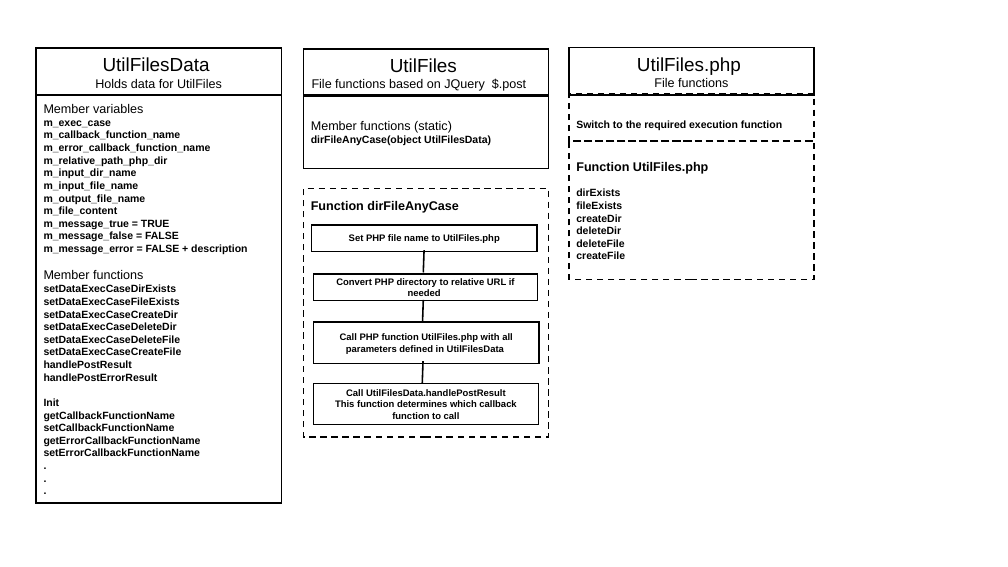
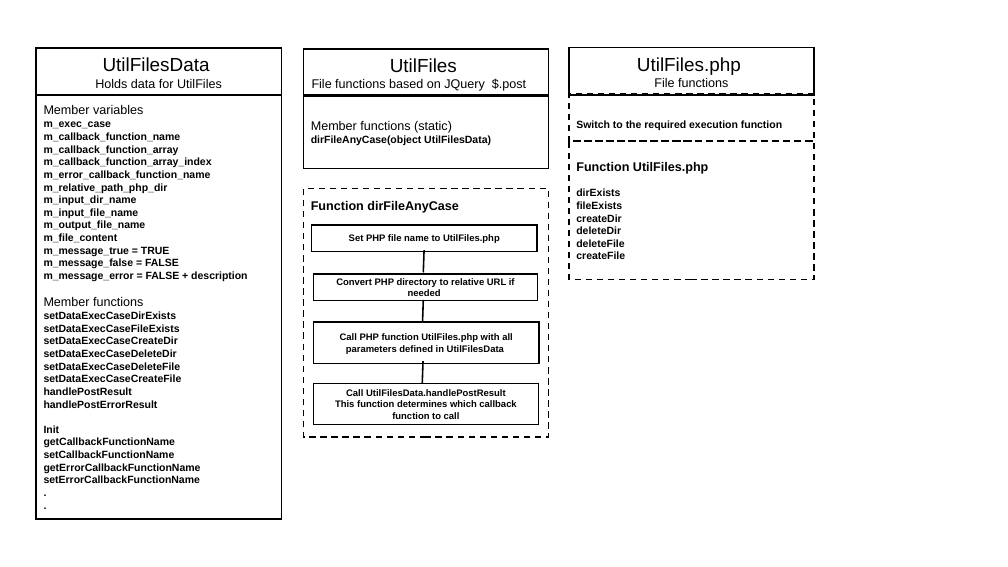
Before and after one commit to JazzLiveAarau/WwwReservationLayout, a slide deck: slide 20 of Description/ReservationLayout.pptx. Drawn at 1008x567 pixels with LibreOffice and Linux fonts; fonts in the diff are those of the drawing. Boxes give left, top, right and bottom in pixels: in the first picture for what was removed or moved away, otherwise in the second. Text is boxed around its words. In the diff, an @@ line names an element or a change of style, - is before the commit and + after.

```diff
--- a/Description/ReservationLayout.pptx
+++ b/Description/ReservationLayout.pptx
@@ text in rectangle at bbox=[36, 95, 281, 519]: paragraph removed @@
-.
@@ rectangle "Member variables": place and size @@
-rectangle "Member variables" at bbox=[36, 95, 281, 503]
+rectangle "Member variables" at bbox=[36, 95, 281, 519]
@@ text in rectangle at bbox=[44, 145, 212, 167]: paragraphs added @@
+m_callback_function_array
+m_callback_function_array_index
```
Also in this commit, not shown: 3 other files.
